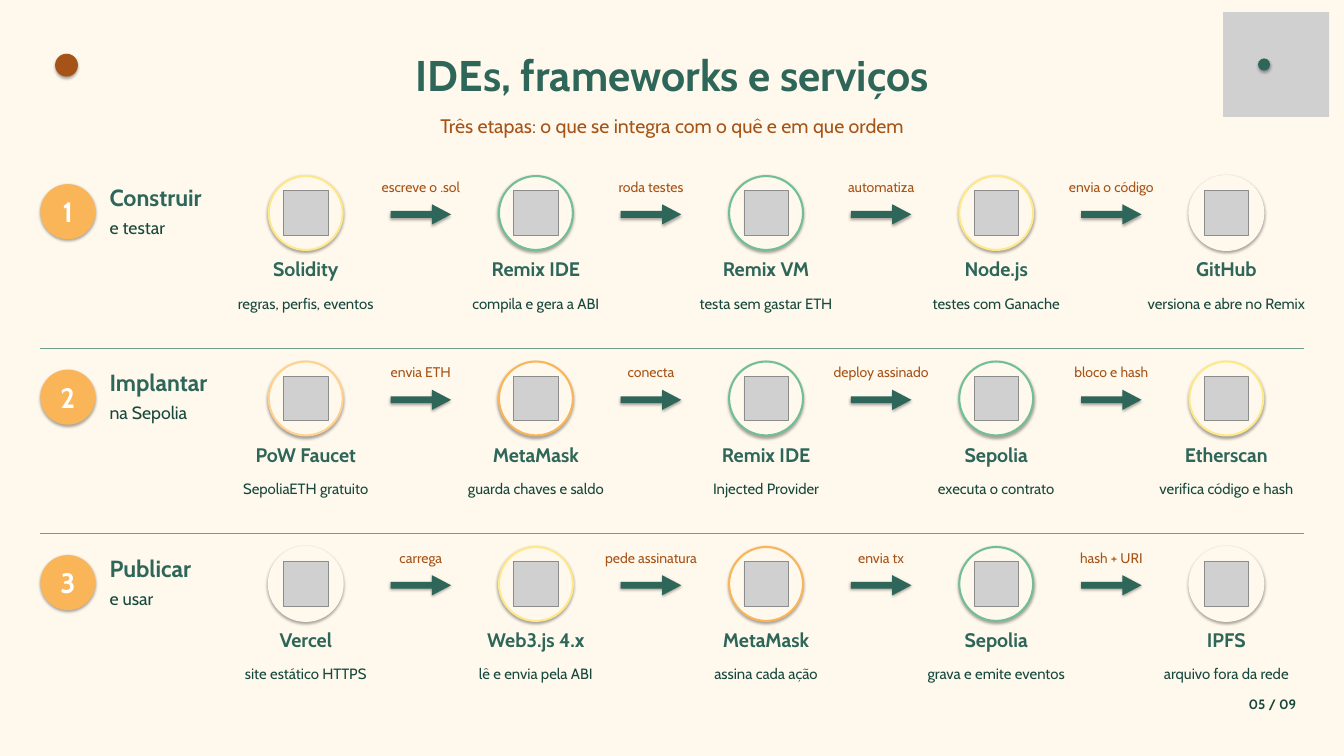
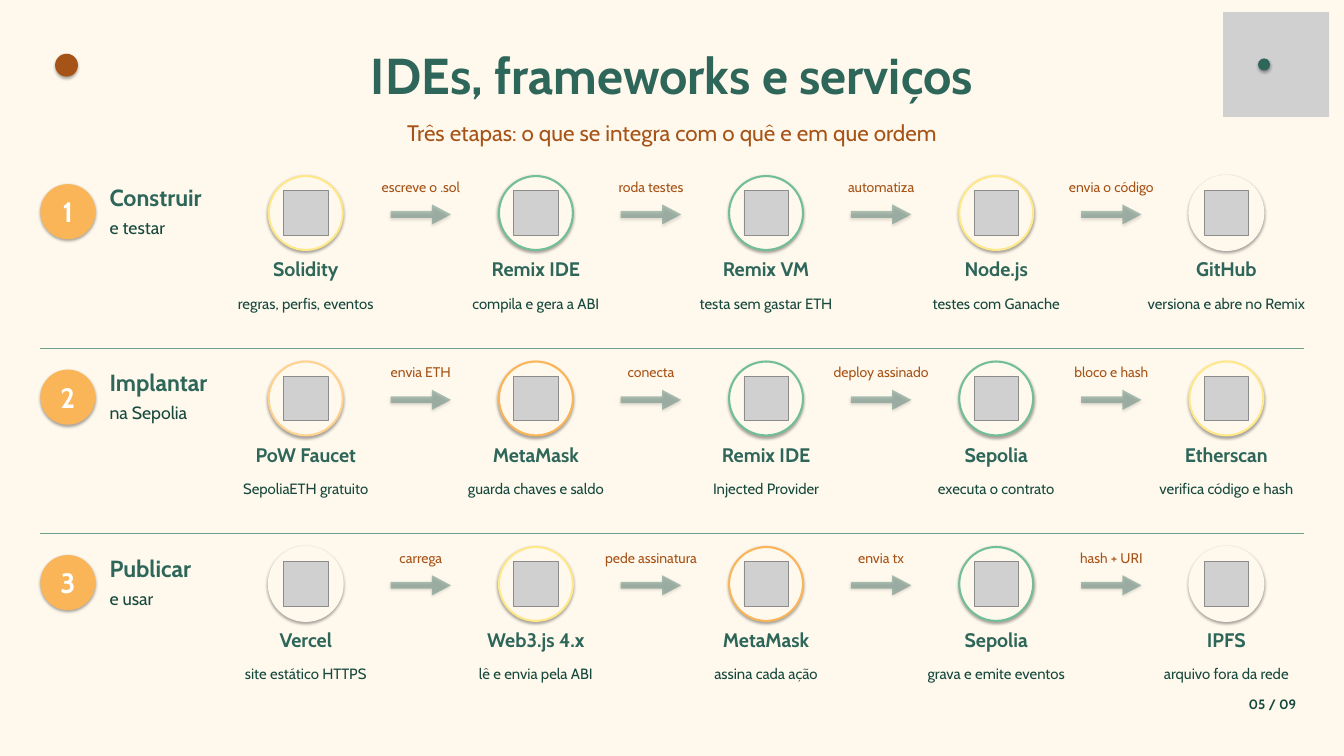
Before and after one commit to JulianaBallin/EcoOrigem, a slide deck: slide 5 of docs/slides/apresentacao-ecoorigem.pptx. Drawn at 1344x756 pixels with LibreOffice and Linux fonts; fonts in the diff are those of the drawing; grey boxes stand for pictures. Boxes give left, top, right and bottom in pixels: in the first picture for what was removed or moved away, otherwise in the second. Text is boxed around its words. In the diff, an @@ line names an element or a change of style, - is before the commit and + after.

Commit message:
fix(slides): larger titles, translucent arrows and orange text on green slides

```diff
--- a/docs/slides/apresentacao-ecoorigem.pptx
+++ b/docs/slides/apresentacao-ecoorigem.pptx
@@ text "IDEs, frameworks e serviços" at [371, 56, 973, 104]: size 46 to 54 pt @@
@@ text "Três etapas: o que se ...": place and size @@
-text "Três etapas: o que se ..." at [440, 118, 904, 138]
+text "Três etapas: o que se ..." at [407, 124, 937, 147]
@@ text "Três etapas: o que se ..." at [407, 124, 937, 147]: size 21 to 24 pt @@
@@ fill #2F665A to #2F665A at 38% opacity in 12 elements at [390, 204, 451, 224], [621, 204, 681, 224], [851, 204, 911, 224], [1081, 204, 1142, 224], [390, 390, 451, 410], [621, 390, 681, 410], [851, 390, 911, 410], [1081, 390, 1142, 410], [390, 575, 451, 595], [621, 575, 681, 595], [851, 575, 911, 595], [1081, 575, 1142, 595] @@
```
Also in this commit, not shown: 6 other slides changed, 1 other file.
